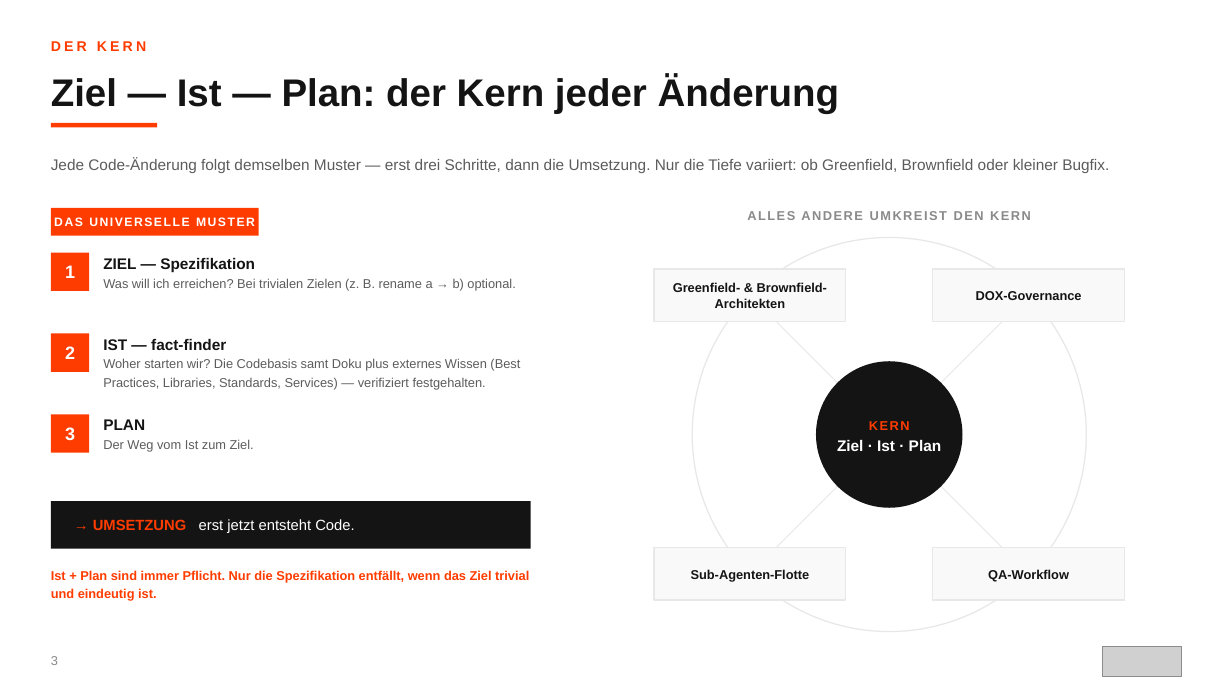
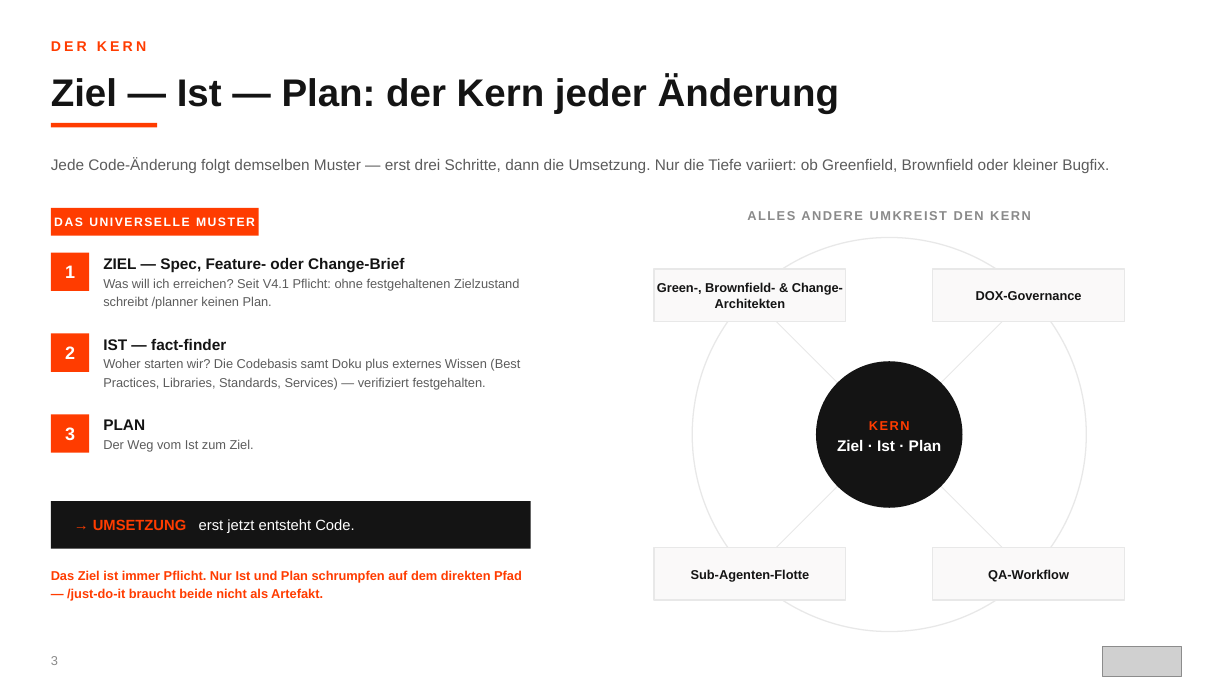
Before and after one commit to scameronde/rpi-qpi, a slide deck: slide 3 of presentation/ORBIT.pptx. Drawn at 1232x693 pixels with LibreOffice and Linux fonts; fonts in the diff are those of the drawing; grey boxes stand for pictures. Boxes give left, top, right and bottom in pixels: in the first picture for what was removed or moved away, otherwise in the second. Text is boxed around its words. In the diff, an @@ line names an element or a change of style, - is before the commit and + after.

```diff
--- a/presentation/ORBIT.pptx
+++ b/presentation/ORBIT.pptx
@@ text at (103, 258, 519, 309): text changed @@
-ZIEL — Spezifikation
-Was will ich erreichen? Bei trivialen Zielen (z. B. rename a → b) optional.
+ZIEL — Spec, Feature- oder Change-Brief
+Was will ich erreichen? Seit V4.1 Pflicht: ohne festgehaltenen Zielzustand schreibt /planner keinen Plan.
@@ text at (657, 282, 843, 308): text changed @@
-Greenfield- & Brownfield-Architekten
+Green-, Brownfield- & Change-Architekten
@@ text at (51, 570, 522, 601): text changed @@
-Ist + Plan sind immer Pflicht. Nur die Spezifikation entfällt, wenn das Ziel trivial und eindeutig ist.
+Das Ziel ist immer Pflicht. Nur Ist und Plan schrumpfen auf dem direkten Pfad — /just-do-it braucht beide nicht als Artefakt.
```
Also in this commit, not shown: 16 other slides changed, 1 slide added.
